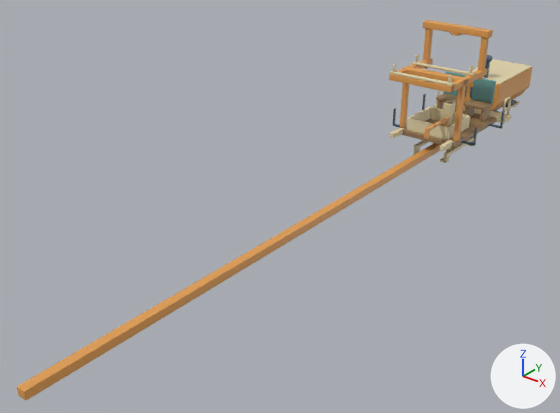
Renders of the glTF model assets/built/track-layer.glb from each side of a commit.
Rendered twice from a camera (50 mm lens) standing at (11.5, -23.8, 9.9) and looking at (-1.1, -8.1, 0.2). The lights are fixed; the arrows at lower right show +X, +Y and +Z. The older version comes first. Where no turn or scale is listed for an object, it has been applied to the vertices. Vertices at exactly the same position are counted once.

Names of what the first picture shows: 'chair_teal', 'chair_wood', 'deck_cream', 'deck_gantry', 'deck_wood', 'lay_gantry_beam', 'power_paint', 'power_trim' and 5 more.
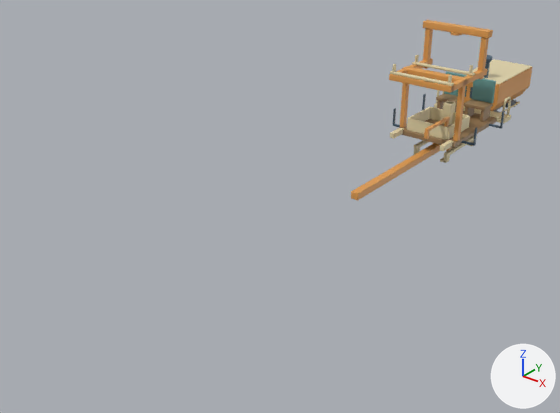
Where the newer file only moved an object's origin or applied its transform, the numbers keep the older frame.

What differs and where, as boxes [x1, y1, x2, y2] in the pictures (560 x 413 px):
'lay_gantry_beam', reshaped (79% narrower, 78% shorter)
    before: [17, 143, 440, 400]
    after: [351, 143, 440, 200]

Diff of the bpy script that builds the scene:
```diff
--- a/assets/built/track-layer.glb.py
+++ b/assets/built/track-layer.glb.py
@@ me_lay_gantry_beam @@
 # used by ob_lay_gantry_beam; location = (0.0, -8.75, 0.0)
-me_lay_gantry_beam.from_pydata(...)  # 24 vertices, 44 faces; spans x -0.1..0.1, y -8.8..8.8, z -0.1..0.1
+me_lay_gantry_beam.from_pydata(...)  # 24 vertices, 44 faces; spans x -0.1..0.1, y 2.9..8.8, z -0.1..0.1
+# me_lay_gantry_beam part 1
+# 12 vertices are removed from x -0.1..0.1, y -8.8..-8.7, z -0.1..0.1
+# 37 faces are deleted
+# 4 vertices are added at (-0.1, 2.9, -0.1), (0.1, 2.9, -0.1), (-0.1, 2.9, 0.1), (0.1, 2.9, 0.1)
+# 8 new vertices lie (0.0, -5.7, 0.0) away from vertices in x -0.1..0.1, y 8.7, z -0.1..0.1
+# 37 new faces join them
 me_lay_gantry_beam.materials.append(mat_deck_gantry)
```
